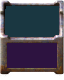
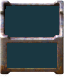
Revision of a layered 64×80 image; what changed, layer by layer:
painted on "tint" over [7, 43, 57, 68]
